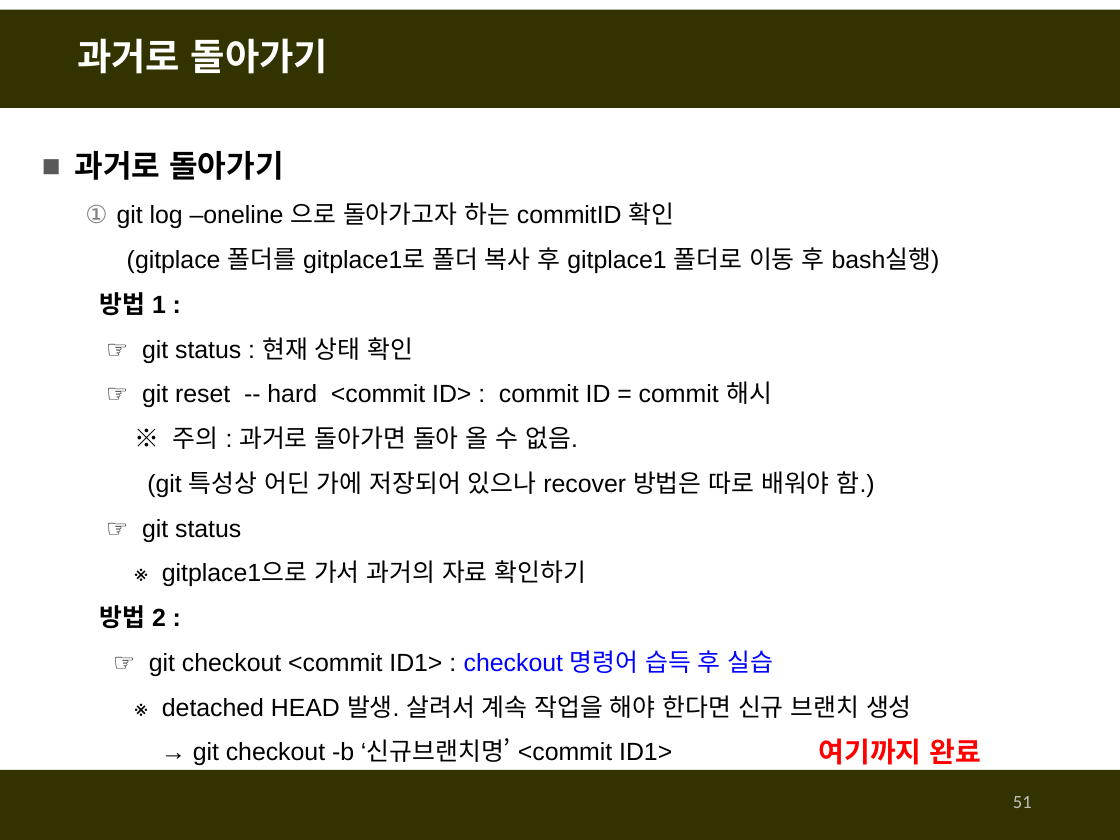
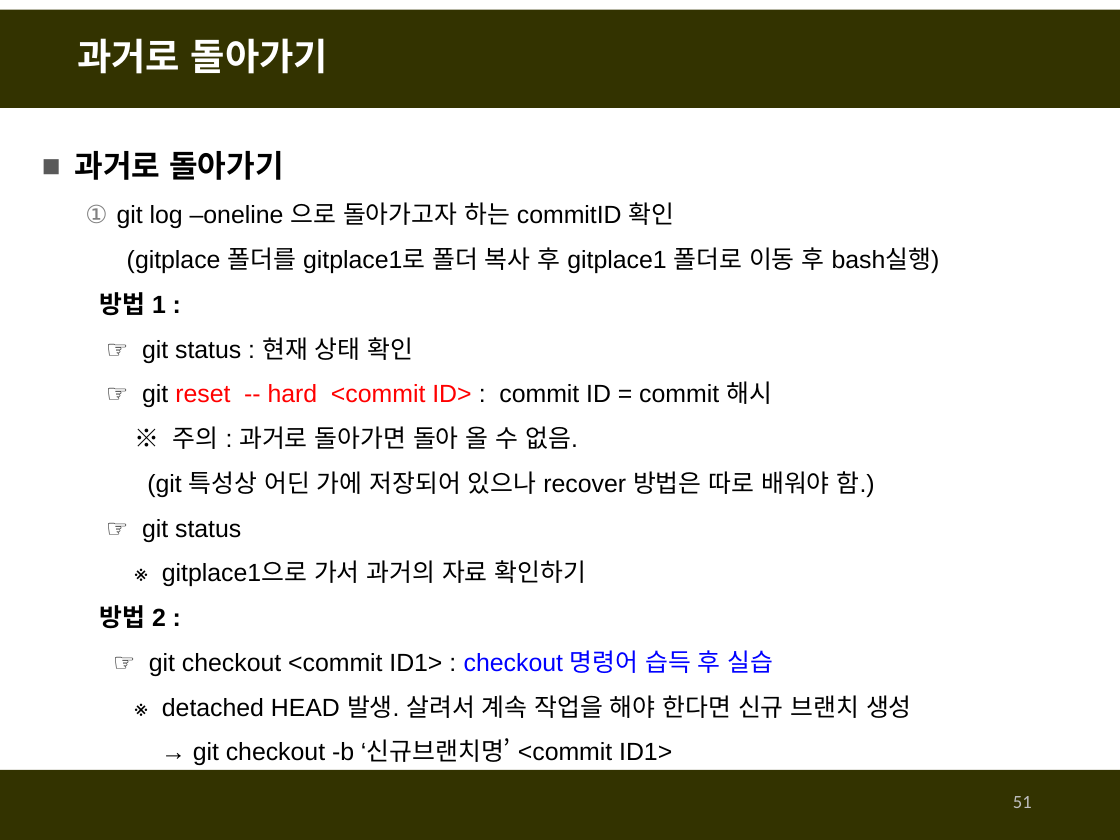
Before and after one commit to fasthill/github-lecture, a slide deck: slide 51 of git및github첫걸음.pptx. Drawn at 1120x840 pixels with LibreOffice and Linux fonts; fonts in the diff are those of the drawing. Boxes give left, top, right and bottom in pixels: in the first picture for what was removed or moved away, otherwise in the second. Text is boxed around its words. In the diff, an @@ line names an element or a change of style, - is before the commit and + after.

```diff
--- a/git및github첫걸음.pptx
+++ b/git및github첫걸음.pptx
@@ text at box(142, 381, 772, 407): text colour #000000 to #FF0000 in "reset -- hard <commit ID>" @@
@@ text removed at box(818, 738, 981, 765) @@
-여기까지 완료
```
Also in this commit, not shown: 5 other slides changed, 4 slides added.
